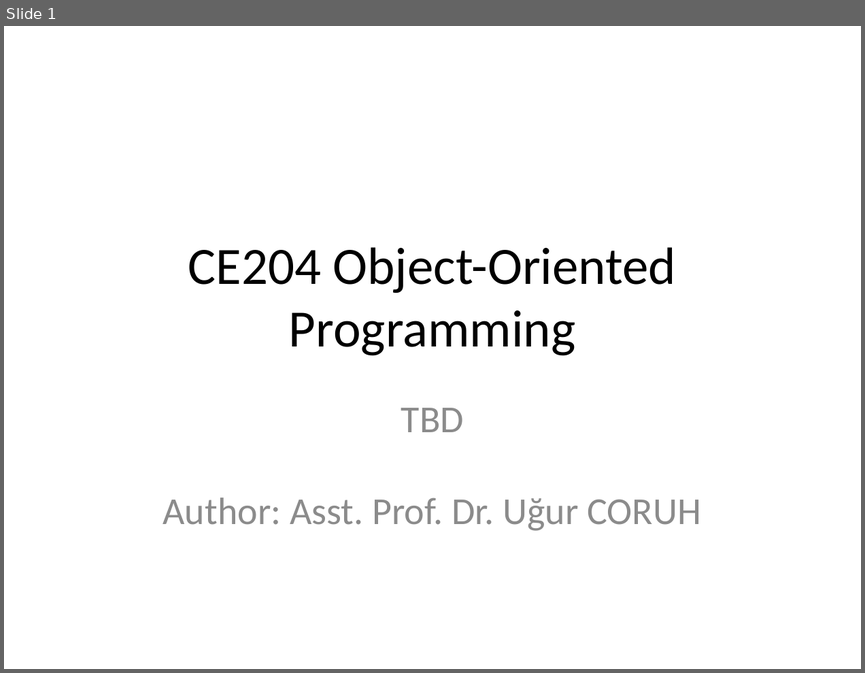
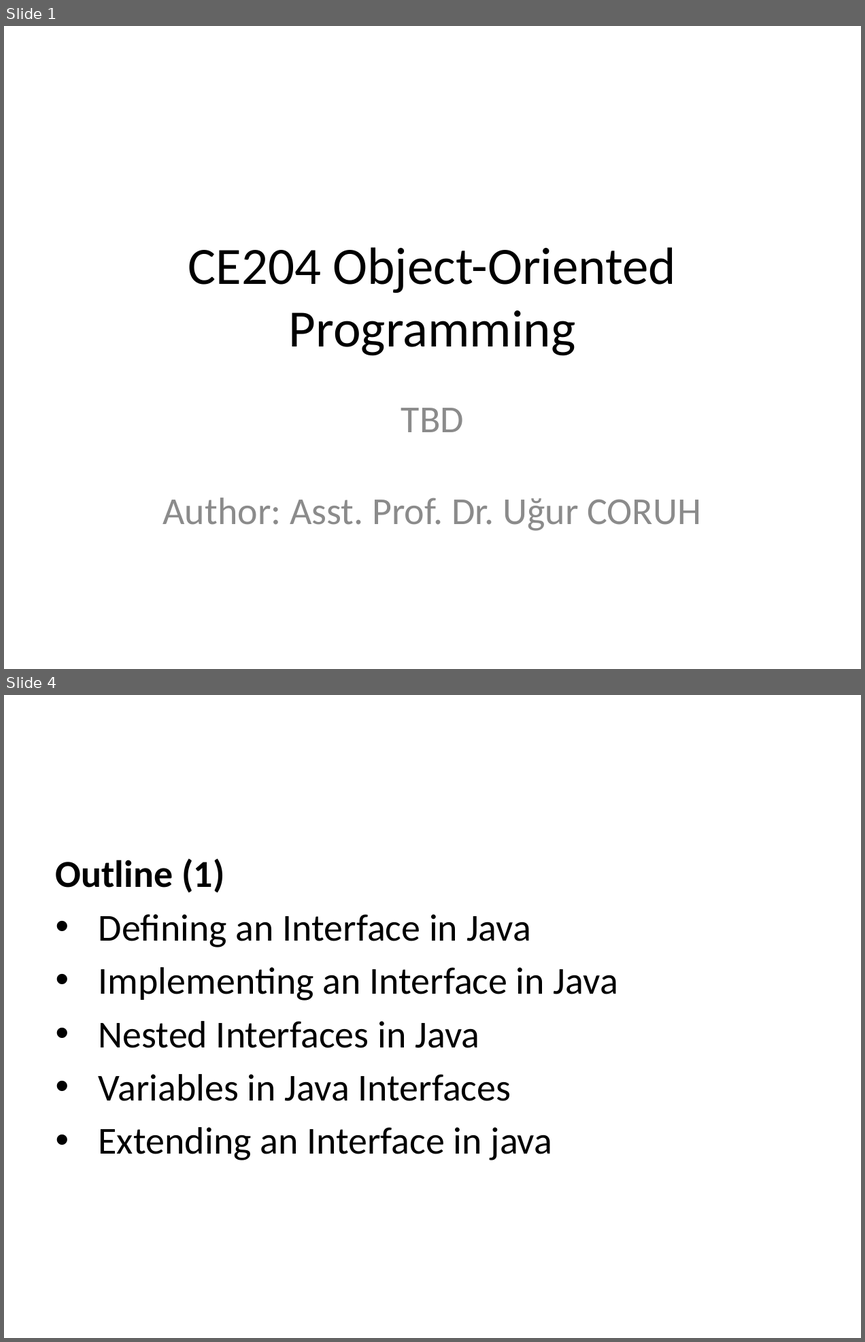
Before and after one commit to ucoruh/ce204-object-oriented-programming, a slide deck: docs/week-3/ce204-week-3.md_word.pptx. Shown one above the other, each under a label of ours: slide 1 before the commit, slides 1 and 4 after it; the slides between them are not shown. The pictures are 865x673 and 865x1342 pixels, drawn with LibreOffice and Linux fonts; fonts in the diff are those of the drawing. Boxes give left, top, right and bottom in pixels: in the first picture for what was removed or moved away, otherwise in the second. Text is boxed around its words. In the diff, an @@ line names an element or a change of style, - is before the commit and + after.

```diff
--- a/docs/week-3/ce204-week-3.md_word.pptx
+++ b/docs/week-3/ce204-week-3.md_word.pptx
@@ slide 4 added at box(4, 695, 861, 1338), background #FFFFFF @@
@@ text added at box(56, 858, 618, 1160), 32 pt, text #000000 @@
+Outline (1)
+• Defining an Interface in Java
+• Implementing an Interface in Java
+• Nested Interfaces in Java
+• Variables in Java Interfaces
+• Extending an Interface in java
```
Also in this commit, not shown: 1 slide changed, 74 other slides added, 4 slides removed, 8 other files.
